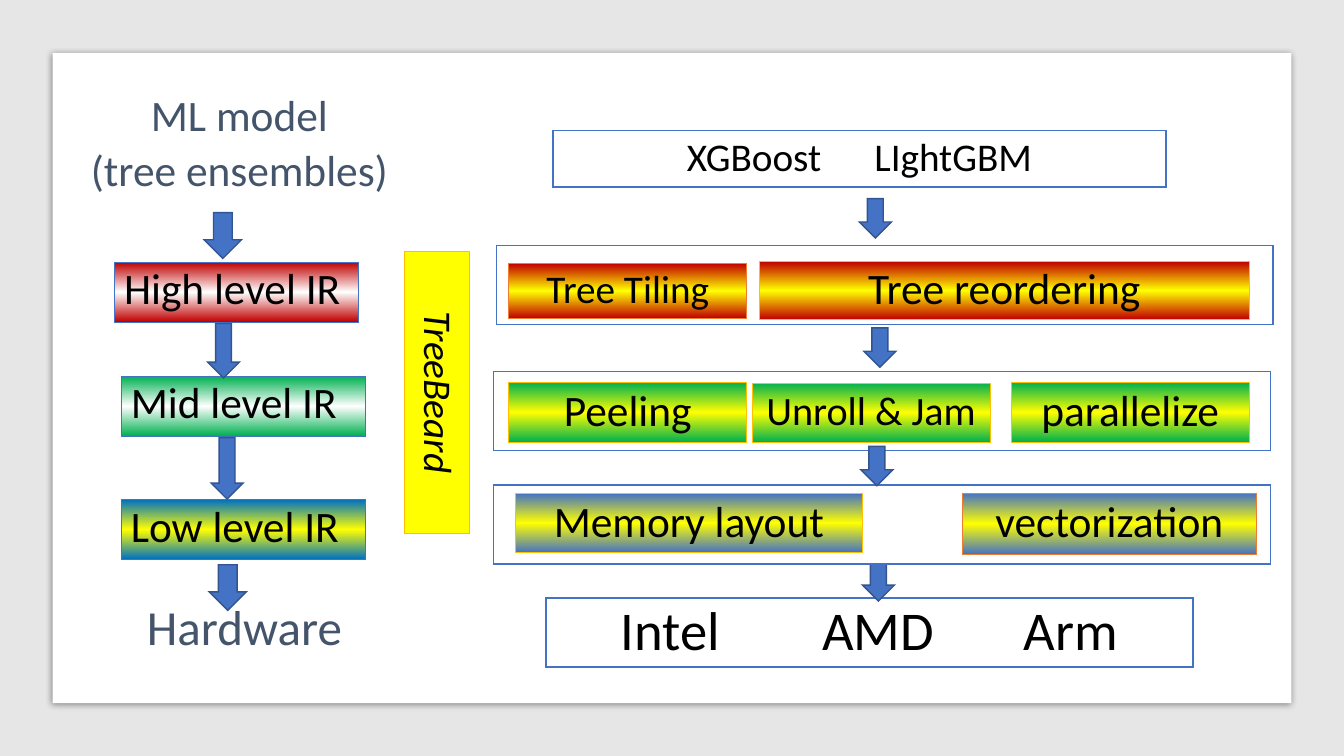
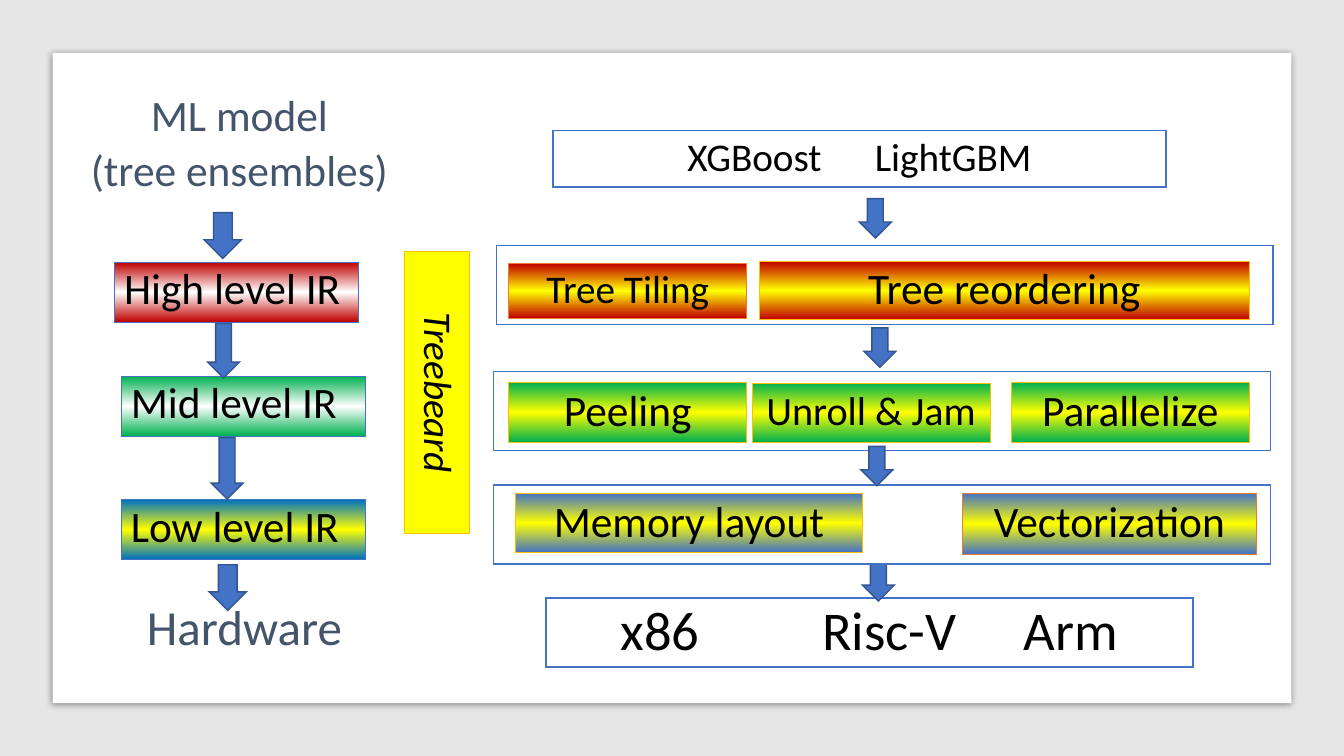
Before and after one commit to asprasad/treebeard, a slide deck: slide 1 of docs/MICRO 2022/figures/compiler.pptx. Drawn at 1344x756 pixels with LibreOffice and Linux fonts; fonts in the diff are those of the drawing. Boxes give left, top, right and bottom in pixels: in the first picture for what was removed or moved away, otherwise in the second. Text is boxed around its words. In the diff, an @@ line names an element or a change of style, - is before the commit and + after.

```diff
--- a/docs/MICRO 2022/figures/compiler.pptx
+++ b/docs/MICRO 2022/figures/compiler.pptx
@@ text in rectangle at (x1=687, y1=143, x2=1032, y2=178): text changed @@
-XGBoost LIghtGBM
+XGBoost LightGBM
@@ text in rectangle at (x1=414, y1=328, x2=462, y2=468): text changed @@
-TreeBeard
+Treebeard
@@ text in rectangle at (x1=1042, y1=390, x2=1218, y2=437): text changed @@
-parallelize
+Parallelize
@@ text in rectangle at (x1=994, y1=501, x2=1225, y2=548): text changed @@
-vectorization
+Vectorization
@@ text in rectangle at (x1=621, y1=612, x2=1118, y2=651): text changed @@
-Intel AMD Arm
+x86 Risc-V Arm
```
Also in this commit, not shown: 1 other file.
